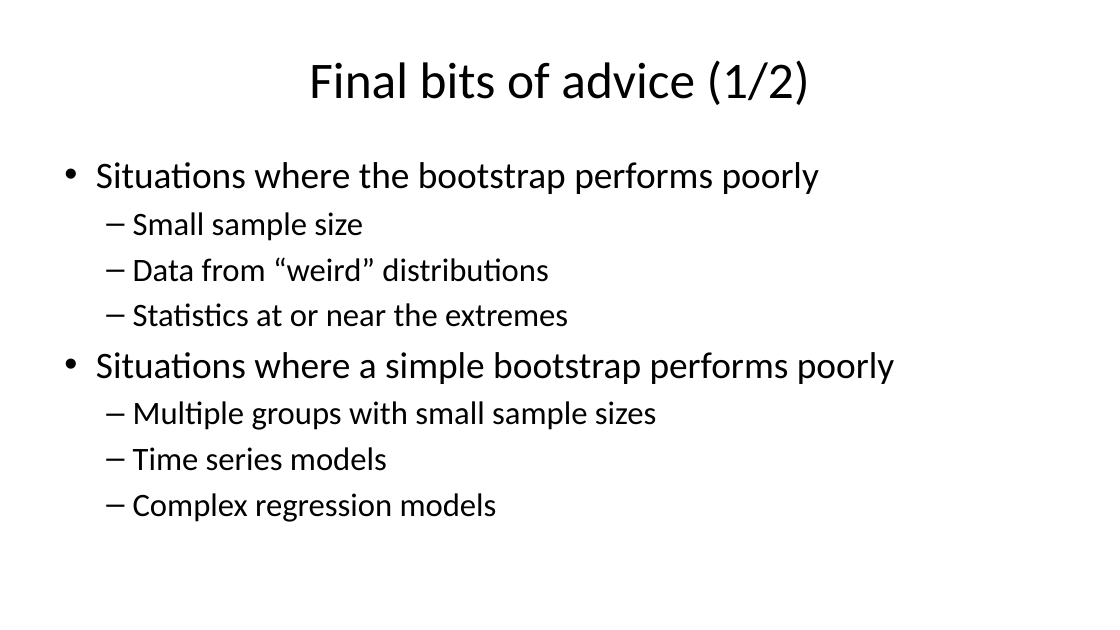
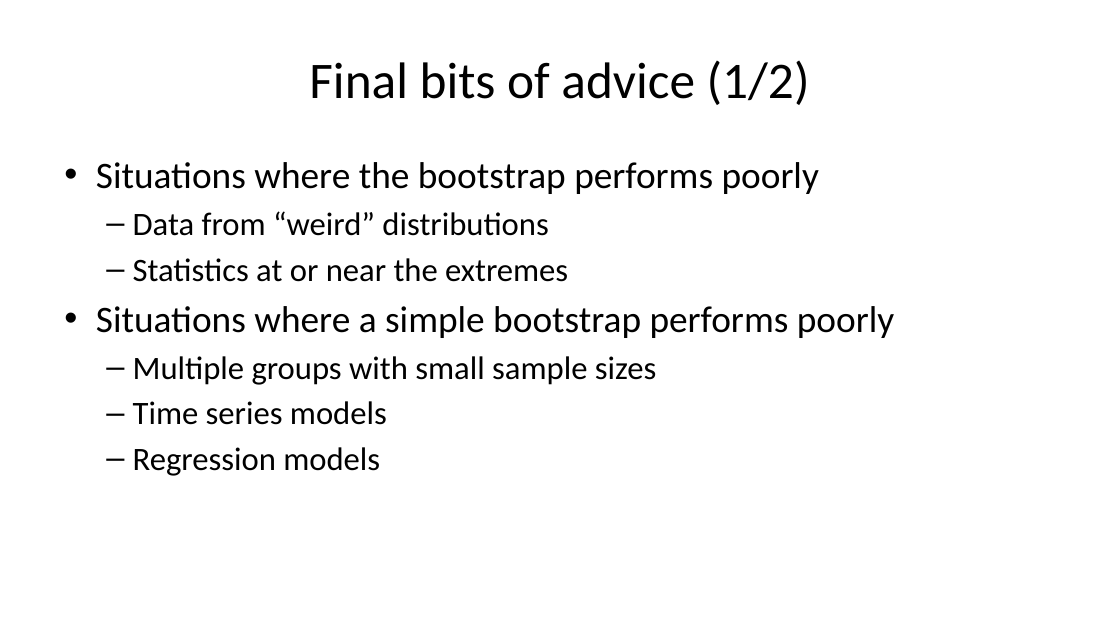
Before and after one commit to pmean/papers-and-presentations, a slide deck: slide 69 of bootstrap/src/bootstrap-slides.pptx (slide 68 before the commit). Drawn at 1120x630 pixels with LibreOffice and Linux fonts; fonts in the diff are those of the drawing. Boxes give left, top, right and bottom in pixels: in the first picture for what was removed or moved away, otherwise in the second. Text is boxed around its words. In the diff, an @@ line names an element or a change of style, - is before the commit and + after.

```diff
--- a/bootstrap/src/bootstrap-slides.pptx
+++ b/bootstrap/src/bootstrap-slides.pptx
@@ text at (x1=133, y1=212, x2=363, y2=241): paragraph removed @@
-  – Small sample size
@@ text at (x1=133, y1=447, x2=380, y2=476): text changed @@
-  – Complex regression models
+  – Regression models
```
Also in this commit, not shown: 27 other slides changed, 2 slides added, 1 other file.
